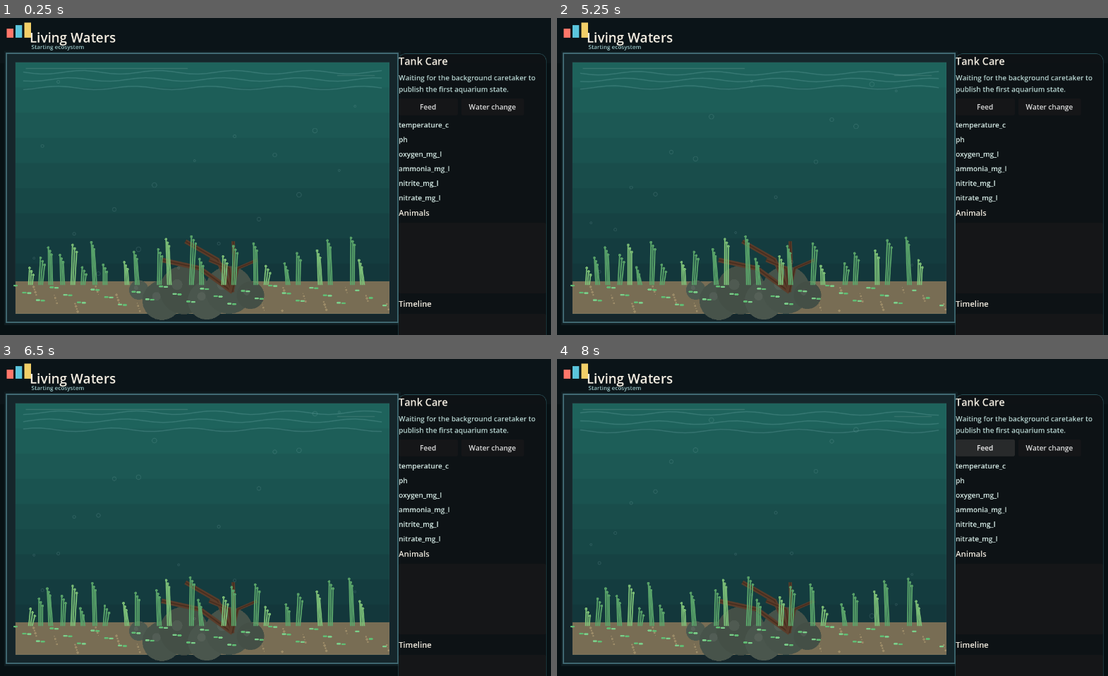
Above: before the commit, frames 1-4 (two rows, left to right).
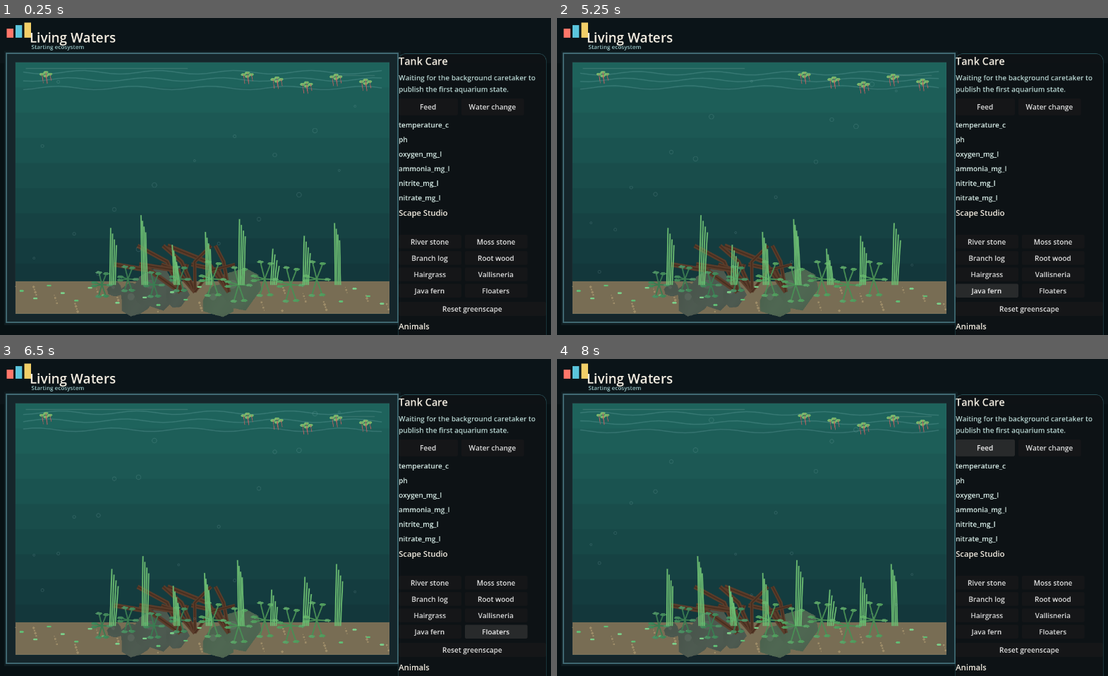
Above: after the commit, the same moments.

Repository: EgeDorukDeveci/living-waters
Game: Godot game, scene res://scenes/main.tscn
The game is run twice, just before and just after one commit, with the same random seed, the same clock (stepped at 60 frames per second) and the same inputs.
Inputs (mouse positions are in pixels of both pictures, inside the frame that each line leads up to):
- Up to frame 1 (0.25 s): no input
- Up to frame 2 (5.25 s): click (986, 243) at 0.5 s, where only the run after the commit has a clickable "River stone"; click (1052, 243) at 1.25 s, where only the run after the commit has a clickable "Moss stone"; click (986, 258) at 2 s, where only the run after the commit has a clickable "Branch log"; click (1052, 258) at 2.75 s, where only the run after the commit has a clickable "Root wood"; click (986, 274) at 3.5 s, where only the run after the commit has a clickable "Hairgrass"; click (1052, 274) at 4.25 s, where only the run after the commit has a clickable "Vallisneria"; click (986, 290) at 5 s, where only the run after the commit has a clickable "Java fern"
- Up to frame 3 (6.5 s): click (495, 631) at 5.75 s, where only the run after the commit has a clickable "Floaters"
- Up to frame 4 (8 s): click (1030, 650) at 6.5 s, where only the run after the commit has a clickable "Reset greenscape"; click "Feed" at 7.25 s

The runs differ from the first frame. In frame 1, 7.3% of the frame differs, in the area x 2-94%, y 16-99%; in frame 2, 7.5%; in frame 3, 7.5%, in the area x 2-96%, y 16-99%; in frame 4, 7.3%.

Commit message:
Add interactive aquascape studio

Diff:
--- a/scripts/Main.gd
+++ b/scripts/Main.gd
@@ -22,6 +22,7 @@
 var animal_list: ItemList
 var status_label: Label
 var summary_label: Label
+var scape_label: Label
 var title_label: Label
 
 func _ready() -> void:
@@ -153,6 +154,38 @@
 		panel.add_child(label)
 		water_labels[key] = label
 
+	var scape_title := Label.new()
+	scape_title.text = "Scape Studio"
+	scape_title.add_theme_font_size_override("font_size", 18)
+	scape_title.add_theme_color_override("font_color", Color("#f5efe3"))
+	panel.add_child(scape_title)
+
+	scape_label = Label.new()
+	scape_label.autowrap_mode = TextServer.AUTOWRAP_WORD_SMART
+	scape_label.add_theme_font_size_override("font_size", 12)
+	scape_label.add_theme_color_override("font_color", Color("#a8c8bd"))
+	panel.add_child(scape_label)
+
+	var scape_grid := GridContainer.new()
+	scape_grid.columns = 2
+	scape_grid.add_theme_constant_override("h_separation", 8)
+	scape_grid.add_theme_constant_override("v_separation", 6)
+	panel.add_child(scape_grid)
+	_add_scape_button(scape_grid, "River stone", "rocks", "river_stone")
+	_add_scape_button(scape_grid, "Moss stone", "rocks", "moss_stone")
+	_add_scape_button(scape_grid, "Branch log", "wood", "branch_driftwood")
+	_add_scape_button(scape_grid, "Root wood", "wood", "root_driftwood")
+	_add_scape_button(scape_grid, "Hairgrass", "plants", "dwarf_hairgrass", 3)
+	_add_scape_button(scape_grid, "Vallisneria", "plants", "vallisneria", 2)
+	_add_scape_button(scape_grid, "Java fern", "plants", "java_fern")
+	_add_scape_button(scape_grid, "Floaters", "plants", "red_root_floaters", 2)
+
+	var reset_scape := Button.new()
+	reset_scape.text = "Reset greenscape"
+	reset_scape.custom_minimum_size = Vector2(300, 32)
+	reset_scape.pressed.connect(func(): _write_command({"action": "reset_scape"}))
+	panel.add_child(reset_scape)
+
 	var animal_title := Label.new()
 	animal_title.text = "Animals"
 	animal_title.add_theme_font_size_override("font_size", 18)
@@ -160,7 +193,7 @@
 	panel.add_child(animal_title)
 
 	animal_list = ItemList.new()
-	animal_list.custom_minimum_size = Vector2(300, 160)
+	animal_list.custom_minimum_size = Vector2(300, 112)
 	panel.add_child(animal_list)
 
 	var event_title := Label.new()
@@ -170,9 +203,21 @@
 	panel.add_child(event_title)
 
 	event_list = ItemList.new()
-	event_list.custom_minimum_size = Vector2(300, 168)
+	event_list.custom_minimum_size = Vector2(300, 108)
 	panel.add_child(event_list)
 	_layout_ui()
+
+func _add_scape_button(parent: Container, text: String, category: String, item_type: String, quantity: int = 1) -> void:
+	var button := Button.new()
+	button.text = text
+	button.custom_minimum_size = Vector2(142, 30)
+	button.pressed.connect(func(): _write_command({
+		"action": "add_scape_item",
+		"category": category,
+		"type": item_type,
+		"quantity": quantity
+	}))
+	parent.add_child(button)
 
 func _layout_ui() -> void:
 	var side_panel := get_node_or_null("SidePanel") as PanelContainer
@@ -314,6 +359,33 @@
 func _aquascape_style() -> String:
 	return str(state.get("aquarium", {}).get("aquascape_style", "greenscape"))
 
+func _scape_items(category: String) -> Array:
+	var scape = state.get("aquarium", {}).get("scape", {})
+	if typeof(scape) == TYPE_DICTIONARY and scape.has(category):
+		return scape.get(category, [])
+	if category == "rocks":
+		return [{"type": "river_stone", "quantity": 5}, {"type": "moss_stone", "quantity": 2}]
+	if category == "wood":
+		return [{"type": "branch_driftwood", "quantity": 2}, {"type": "root_driftwood", "quantity": 1}]
+	if category == "plants":
+		return [
+			{"type": "dwarf_hairgrass", "quantity": 18},
+			{"type": "java_fern", "quantity": 5},
+			{"type": "anubias", "quantity": 4},
+			{"type": "vallisneria", "quantity": 8},
+			{"type": "red_root_floaters", "quantity": 6}
+		]
+	return []
+
+func _rock_color(kind: String) -> Color:
+	match kind:
+		"moss_stone":
+			return Color("#4f6752")
+		"dragon_stone":
+			return Color("#776b55")
+		_:
+			return Color("#4d5a50")
+
 func _draw_wave(start: Vector2, width: float, color: Color, phase: float) -> void:
 	var points := PackedVector2Array()
 	for i in range(42):
@@ -326,45 +398,116 @@
 	var inner := _tank_inner()
 	var sand_top := inner.end.y - SAND_HEIGHT
 	var center := inner.position.x + inner.size.x * 0.45
-	var stone_color := Color("#4d5a50")
-	for i in range(8):
-		var radius := 22.0 + float((i * 11) % 34)
-		var x := center + float(i - 3) * 34.0 + sin(i * 2.1) * 18.0
-		var y := sand_top + 20.0 + float(i % 3) * 12.0
-		draw_circle(Vector2(x, y), radius, stone_color.darkened(float(i % 4) * 0.04))
-		draw_circle(Vector2(x - radius * 0.28, y - radius * 0.22), radius * 0.22, Color(1, 1, 1, 0.06))
-	var root := Vector2(inner.position.x + inner.size.x * 0.58, sand_top + 24.0)
-	for branch in range(5):
-		var end := root + Vector2(-160.0 + branch * 54.0, -72.0 - float(branch % 2) * 42.0)
-		var bend := root.lerp(end, 0.46) + Vector2(18.0 * sin(branch), -20.0)
+	var rock_index := 0
+	for item in _scape_items("rocks"):
+		var quantity := int(item.get("quantity", 0))
+		var kind := str(item.get("type", "river_stone"))
+		for n in range(quantity):
+			var i := rock_index + n
+			var radius := 18.0 + float((i * 11) % 34) * float(item.get("scale", 1.0))
+			var x := center + float(i - quantity) * 31.0 + sin(i * 2.1) * 18.0
+			var y := sand_top + 18.0 + float(i % 3) * 13.0
+			var stone_color := _rock_color(kind)
+			_draw_rock(Vector2(x, y), radius, stone_color, i)
+		rock_index += quantity
+	var wood_index := 0
+	for item in _scape_items("wood"):
+		var quantity := int(item.get("quantity", 0))
+		var kind := str(item.get("type", "branch_driftwood"))
+		for n in range(quantity):
+			var branch_count := 3 if kind == "branch_driftwood" else 5
+			var root := Vector2(inner.position.x + inner.size.x * (0.44 + fposmod(float(wood_index) * 0.13, 0.22)), sand_top + 24.0)
+			_draw_driftwood(root, branch_count, wood_index)
+			wood_index += 1
+
+func _draw_rock(pos: Vector2, radius: float, color: Color, seed: int) -> void:
+	var points := PackedVector2Array()
+	for p in range(10):
+		var angle := TAU * float(p) / 10.0
+		var wobble := 0.78 + fposmod(sin(seed * 3.7 + p * 1.9), 1.0) * 0.32
+		points.push_back(pos + Vector2(cos(angle), sin(angle)) * radius * wobble)
+	var colors := PackedColorArray()
+	for p in range(points.size()):
+		colors.push_back(color.darkened(float(p % 3) * 0.025))
+	draw_polygon(points, colors)
+	draw_circle(pos + Vector2(-radius * 0.28, -radius * 0.22), radius * 0.2, Color(1, 1, 1, 0.06))
+
+func _draw_driftwood(root: Vector2, branch_count: int, seed: int) -> void:
+	for branch in range(branch_count):
+		var end := root + Vector2(-150.0 + branch * 54.0 + seed * 12.0, -62.0 - float((branch + seed) % 2) * 42.0)
+		var bend := root.lerp(end, 0.46) + Vector2(18.0 * sin(branch + seed), -20.0)
 		var curve := Curve2D.new()
 		curve.add_point(root)
 		curve.add_point(bend)
 		curve.add_point(end)
 		var baked := curve.get_baked_points()
 		if baked.size() > 1:
-			draw_polyline(baked, Color("#5b3d2b"), 10.0 - branch, true)
+			draw_polyline(baked, Color("#5b3d2b"), max(4.0, 10.0 - branch), true)
 			draw_polyline(baked, Color(0.18, 0.10, 0.06, 0.42), 3.0, true)
 
 func _draw_plants() -> void:
 	var inner := _tank_inner()
 	var sand_top := inner.end.y - SAND_HEIGHT
-	for carpet in range(52):
-		var x := inner.position.x + fposmod(carpet * 31.0, inner.size.x)
-		var y := sand_top + 10.0 + fposmod(carpet * 17.0, 46.0)
-		var leaf := Color("#5fbf73") if carpet % 2 == 0 else Color("#7ad089")
-		_draw_leaf(Vector2(x, y), 12.0, 5.0, leaf)
-	for i in range(24):
-		var base_x := inner.position.x + 34.0 + fposmod(i * 73.0, inner.size.x - 68.0)
-		var height := 38.0 + float((i * 29) % 74)
-		var base := Vector2(base_x, sand_top + 8.0)
-		var sway := sin(Time.get_ticks_msec() / 1200.0 + i) * 8.0
-		var color := Color("#5ca86c") if i % 3 != 0 else Color("#7fc47a")
-		for blade in range(3):
-			var offset := float(blade - 1) * 4.0
-			var tip := base + Vector2(offset + sway * (0.5 + blade * 0.1), -height + blade * 8.0)
-			draw_line(base + Vector2(offset, 0), tip, color, 3.0, true)
-			draw_circle(tip, 3.0, color.darkened(0.05))
+	var fallback_done := false
+	for item in _scape_items("plants"):
+		var kind := str(item.get("type", "java_fern"))
+		var quantity := int(item.get("quantity", 0))
+		for n in range(quantity):
+			var seed := n + quantity * kind.length()
+			match kind:
+				"dwarf_hairgrass":
+					_draw_carpet_patch(seed, inner, sand_top)
+				"vallisneria":
+					_draw_vallisneria(seed, inner, sand_top)
+				"java_fern":
+					_draw_rosette(seed, inner, sand_top, Color("#4f9c5c"), 42.0)
+				"anubias":
+					_draw_rosette(seed, inner, sand_top, Color("#3f8758"), 30.0)
+				"red_root_floaters":
+					_draw_floaters(seed, inner)
+				_:
+					_draw_rosette(seed, inner, sand_top, Color("#5ca86c"), 34.0)
+		fallback_done = true
+	if not fallback_done:
+		for i in range(20):
+			_draw_carpet_patch(i, inner, sand_top)
+
+func _draw_carpet_patch(seed: int, inner: Rect2, sand_top: float) -> void:
+	var x := inner.position.x + fposmod(seed * 31.0, inner.size.x)
+	var y := sand_top + 10.0 + fposmod(seed * 17.0, 46.0)
+	var leaf := Color("#5fbf73") if seed % 2 == 0 else Color("#7ad089")
+	_draw_leaf(Vector2(x, y), 12.0, 5.0, leaf)
+
+func _draw_vallisneria(seed: int, inner: Rect2, sand_top: float) -> void:
+	var base_x := inner.position.x + 34.0 + fposmod(seed * 73.0, inner.size.x - 68.0)
+	var height := 72.0 + float((seed * 29) % 96)
+	var base := Vector2(base_x, sand_top + 8.0)
+	var sway := sin(Time.get_ticks_msec() / 1200.0 + seed) * 10.0
+	for blade in range(4):
+		var offset := float(blade - 1) * 4.0
+		var tip := base + Vector2(offset + sway * (0.45 + blade * 0.08), -height + blade * 13.0)
+		draw_line(base + Vector2(offset, 0), tip, Color("#6cbd72"), 3.0, true)
+
+func _draw_rosette(seed: int, inner: Rect2, sand_top: float, color: Color, height: float) -> void:
+	var base := Vector2(
+		inner.position.x + 48.0 + fposmod(seed * 59.0, inner.size.x - 96.0),
+		sand_top + 8.0 - fposmod(seed * 13.0, 26.0)
+	)
+	for leaf_index in range(7):
+		var angle := -PI * 0.95 + float(leaf_index) * PI * 0.32
+		var tip := base + Vector2(cos(angle) * height * 0.58, sin(angle) * height)
+		draw_line(base, tip, color.darkened(0.08), 3.0, true)
+		_draw_leaf(tip, 16.0, 7.0, color.lightened(float(leaf_index % 2) * 0.05))
+
+func _draw_floaters(seed: int, inner: Rect2) -> void:
+	var base := Vector2(
+		inner.position.x + 28.0 + fposmod(seed * 67.0, inner.size.x - 56.0),
+		inner.position.y + 26.0 + fposmod(seed * 11.0, 28.0)
+	)
+	for leaf_index in range(4):
+		var pos := base + Vector2(cos(leaf_index * TAU / 4.0) * 9.0, sin(leaf_index * TAU / 4.0) * 4.0)
+		_draw_leaf(pos, 12.0, 7.0, Color("#76b86a"))
+		draw_line(pos, pos + Vector2(3.0, 14.0 + leaf_index * 3.0), Color("#c26163"), 1.1, true)
 
 func _draw_bubbles() -> void:
 	var inner := _tank_inner()
@@ -592,6 +735,13 @@
 	var stressed := int(summary.get("stressed_animals", 0))
 	status_label.text = "%s - %d animals - %d stressed" % [status, living, stressed]
 	summary_label.text = "The aquarium keeps living in the background. Open this window to feed, change water, and check what the tank is telling you."
+	var aquarium = state.get("aquarium", {})
+	if scape_label:
+		scape_label.text = "Plants affect nitrate, oxygen, algae, cover, and maintenance. Cover %.0f%% - algae control %.0f%% - upkeep %.0f%%" % [
+			float(aquarium.get("plant_cover", 0.0)) * 100.0,
+			float(aquarium.get("algae_control", 0.0)) * 100.0,
+			float(aquarium.get("maintenance_load", 0.0)) * 100.0
+		]
 	for key in water_labels.keys():
 		water_labels[key].text = _format_water(key, float(water.get(key, 0.0)))
 	animal_list.clear()
Not shown, changed: README.md
Not shown, changed: background/living_waters_daemon.py
Not shown, changed: background/simulation.py
Not shown, changed: tests/run_tests.py
